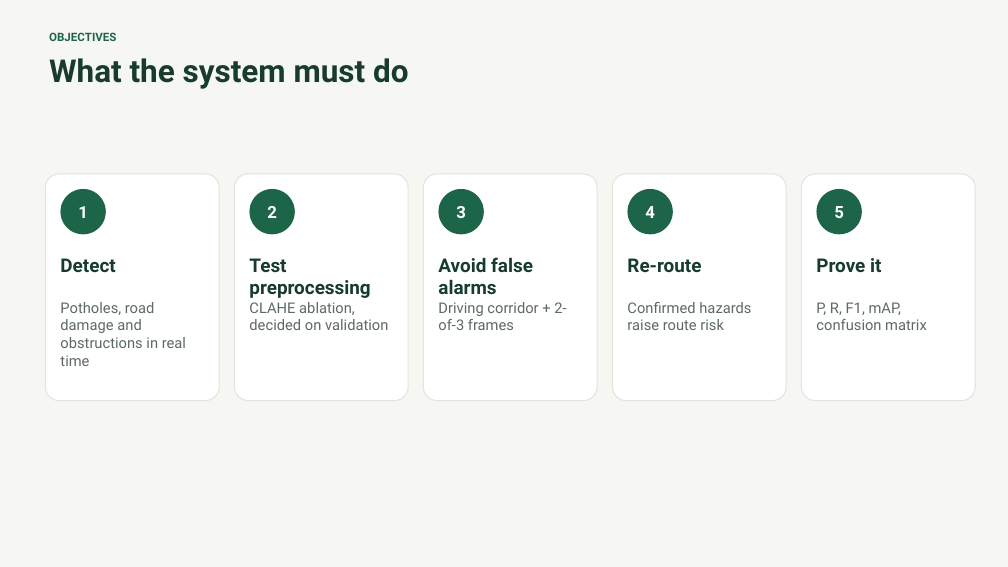
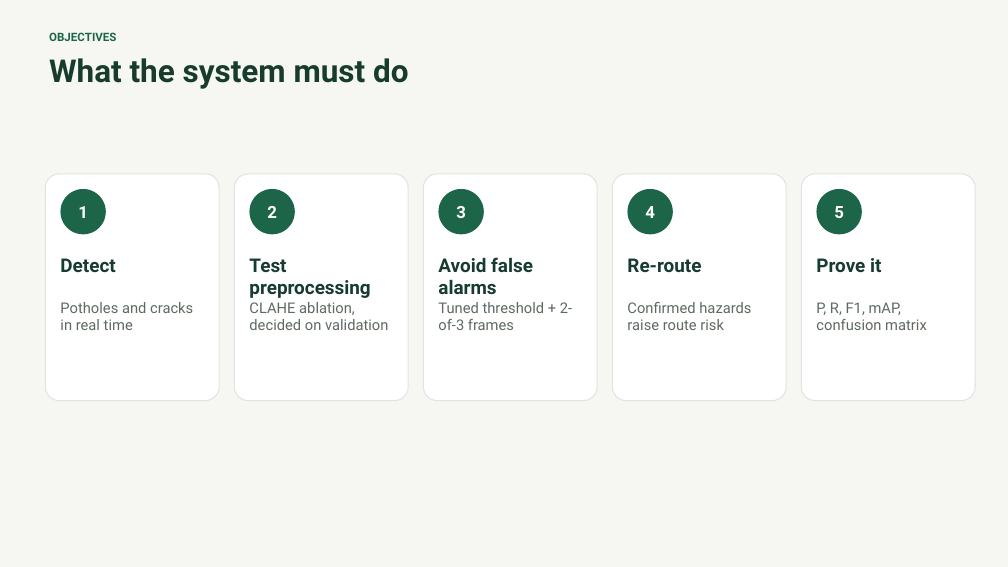
Before and after one commit to Nezraaaa/AniRoute, a slide deck: slide 3 of presentation/AniRoute_CSST106.pptx. Drawn at 1008x567 pixels with LibreOffice and Linux fonts; fonts in the diff are those of the drawing. Boxes give left, top, right and bottom in pixels: in the first picture for what was removed or moved away, otherwise in the second. Text is boxed around its words. In the diff, an @@ line names an element or a change of style, - is before the commit and + after.

```diff
--- a/presentation/AniRoute_CSST106.pptx
+++ b/presentation/AniRoute_CSST106.pptx
@@ text at <box>60,302,193,330</box>: text changed @@
-Potholes, road damage and obstructions in real time
+Potholes and cracks in real time
@@ text at <box>438,302,572,330</box>: text changed @@
-Driving corridor + 2-of-3 frames
+Tuned threshold + 2-of-3 frames
```
Also in this commit, not shown: 5 other slides changed, 37 other files.
